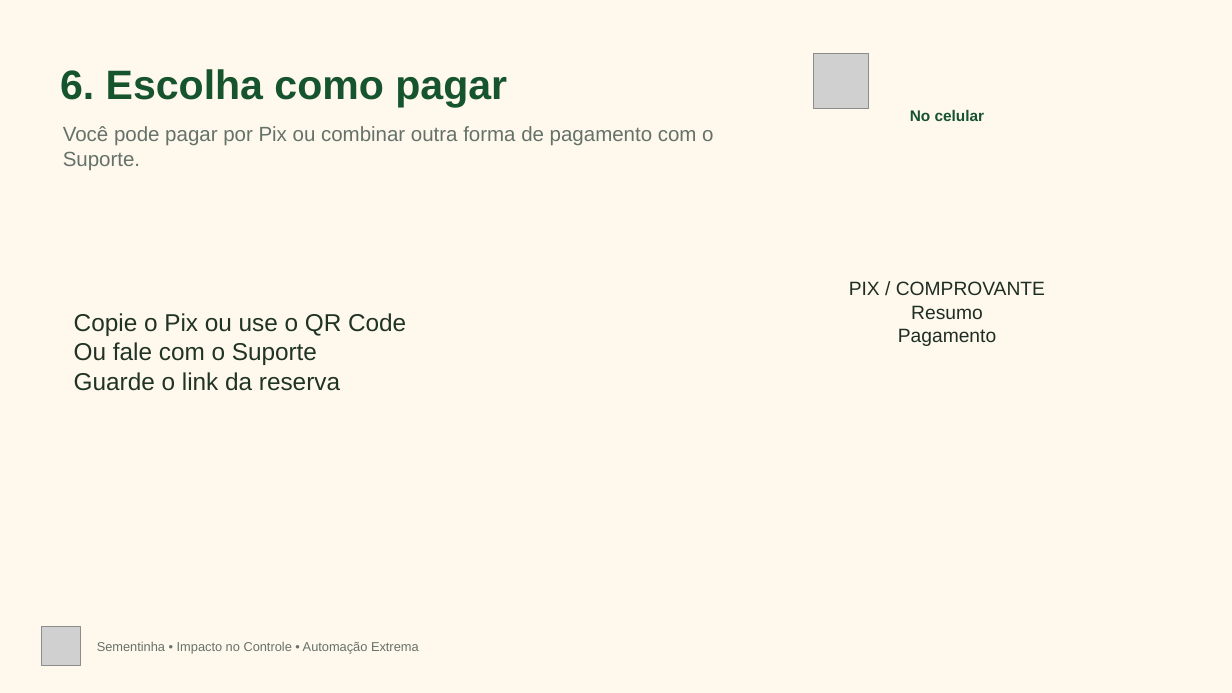
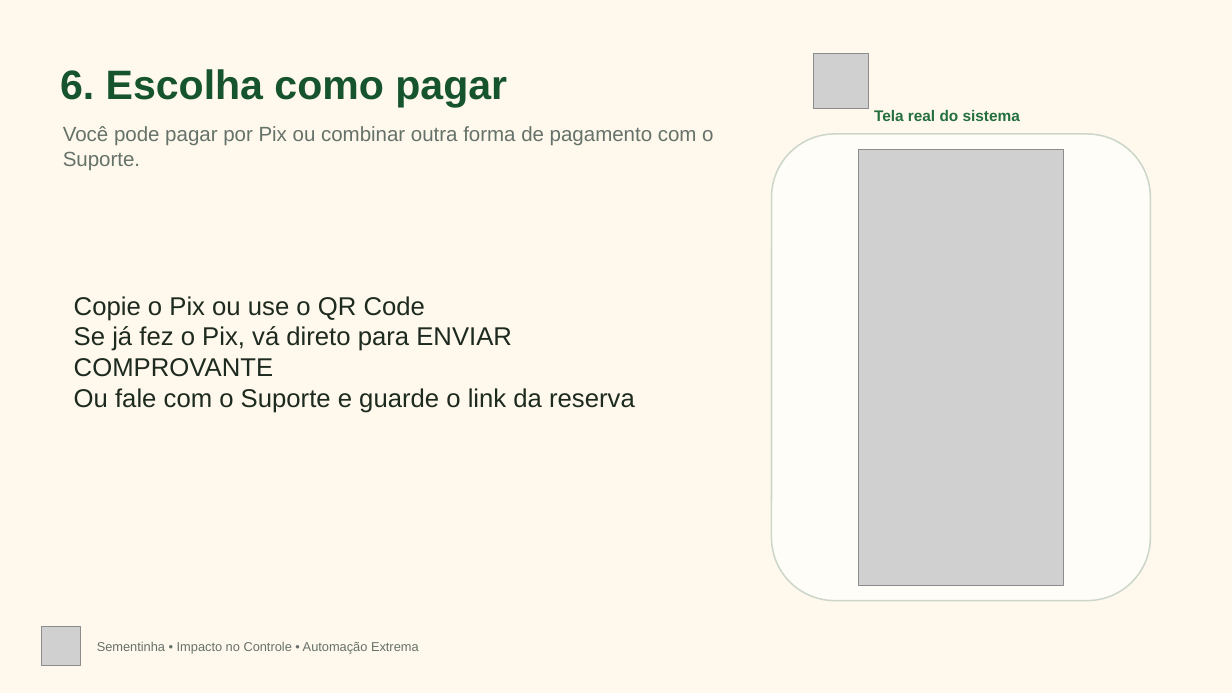
Before and after one commit to automacaoaoextremo-bot/Automacao-Extrema, a slide deck: slide 7 of public/impacto-no-controle/sementinha/tutorial/passo-a-passo-participar-sementinha.pptx. Drawn at 1232x693 pixels with LibreOffice and Linux fonts; fonts in the diff are those of the drawing; grey boxes stand for pictures. Boxes give left, top, right and bottom in pixels: in the first picture for what was removed or moved away, otherwise in the second. Text is boxed around its words. In the diff, an @@ line names an element or a change of style, - is before the commit and + after.

Commit message:
feat(impacto): evolui comprovantes e relatorios da rifa do Sementinha

```diff
--- a/public/impacto-no-controle/sementinha/tutorial/passo-a-passo-participar-sementinha.pptx
+++ b/public/impacto-no-controle/sementinha/tutorial/passo-a-passo-participar-sementinha.pptx
@@ text at (x1=874, y1=110, x2=1020, y2=121): text changed; text colour #16542E to #236F3E @@
-No celular
+Tela real do sistema
@@ rounded rectangle added at (x1=772, y1=134, x2=1151, y2=601), fill #FFFDF7, outline #CCD6CA 1.2 pt @@
@@ picture added at (x1=859, y1=149, x2=1064, y2=585) @@
@@ text at (x1=74, y1=296, x2=425, y2=321): size 19 to 20 pt, text colour #203426 to #1D2A1F in "Copie o Pix ou use o QR ..." @@
@@ text removed at (x1=849, y1=281, x2=1045, y2=346) @@
-PIX / COMPROVANTE
-Resumo
-Pagamento
@@ text at (x1=74, y1=326, x2=635, y2=413): text changed; size 19 to 20 pt; text colour #203426 to #1D2A1F @@
-Ou fale com o Suporte
-Guarde o link da reserva
+Se já fez o Pix, vá direto para ENVIAR COMPROVANTE
+Ou fale com o Suporte e guarde o link da reserva
```
Also in this commit, not shown: 3 other slides changed, 12 other files.
